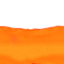
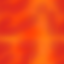
Comparing the layer stacks of the two 64px x 64px images. Changes:
painted on "Layer 5" over [0, 0, 64, 64]
